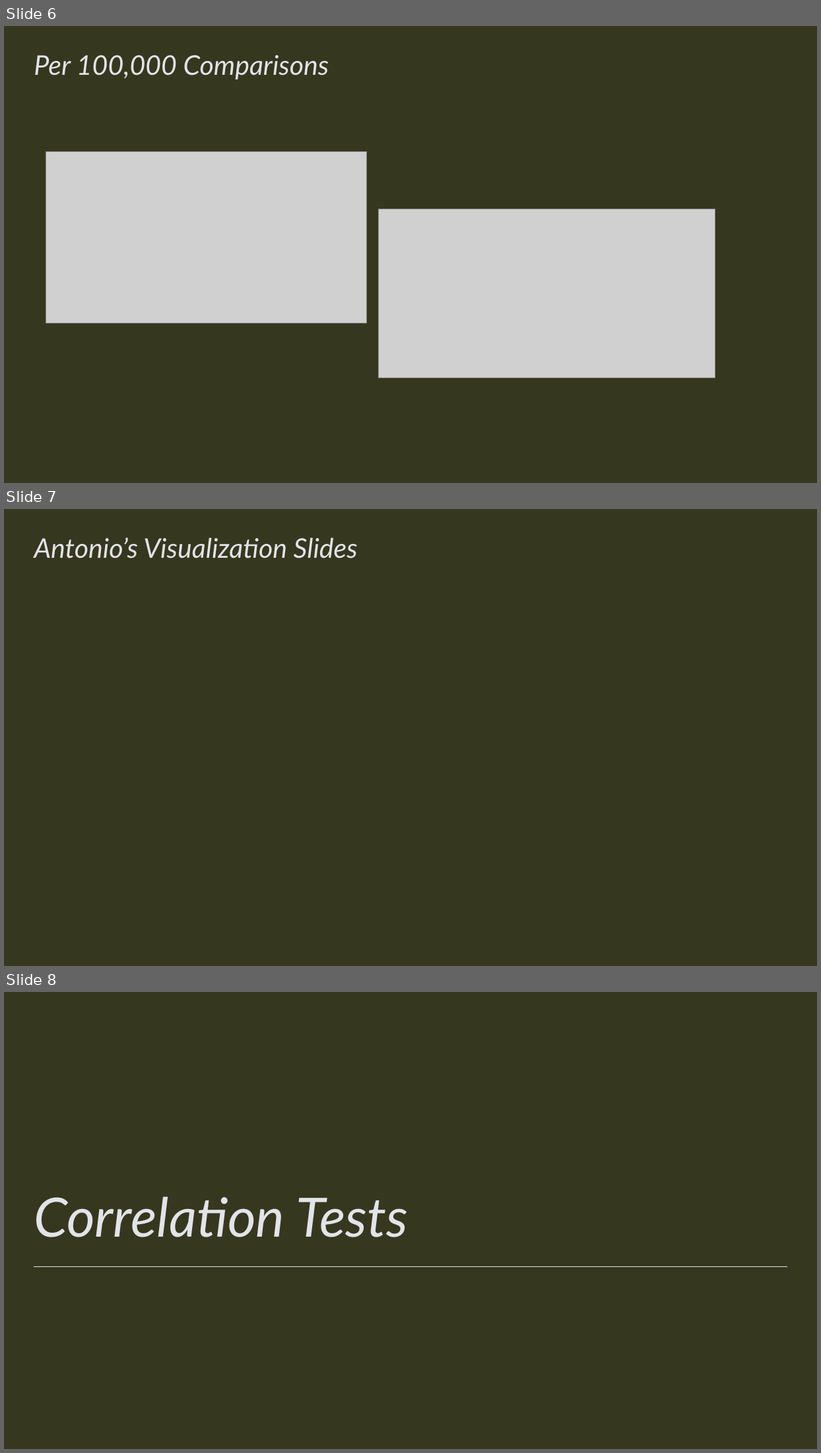
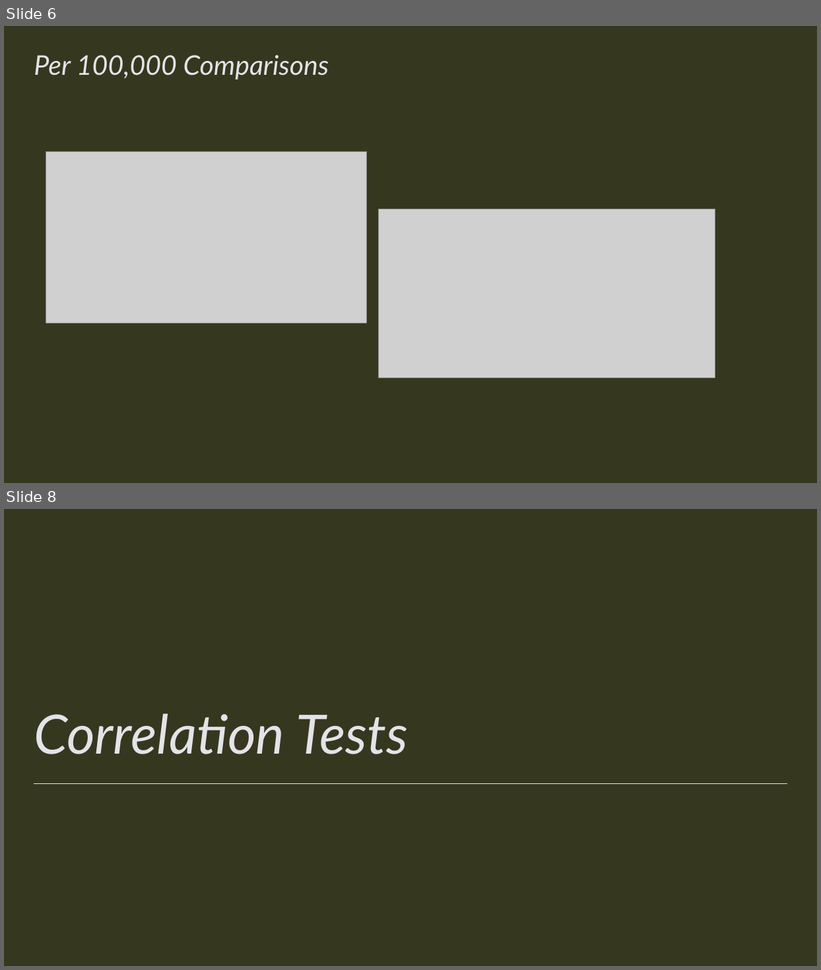
Before and after one commit to kurtameyer/COMP4441, a slide deck: COMP4441 Presentation.pptx. Shown one above the other, each under a label of ours: slides 6, 7 and 8 before the commit, slides 6 and 8 after it; the slides between them are not shown. The pictures are 821x1453 and 821x970 pixels, drawn with LibreOffice and Linux fonts; fonts in the diff are those of the drawing; grey boxes stand for pictures. Boxes give left, top, right and bottom in pixels: in the first picture for what was removed or moved away, otherwise in the second. Text is boxed around its words. In the diff, an @@ line names an element or a change of style, - is before the commit and + after.

```diff
--- a/COMP4441 Presentation.pptx
+++ b/COMP4441 Presentation.pptx
@@ slide 7 removed at (x1=4, y1=509, x2=817, y2=966), background #36371F @@
@@ title removed at (x1=34, y1=537, x2=358, y2=559) @@
-Antonio’s Visualization Slides
```
Also in this commit, not shown: 1 slide changed, 2 slides added, 2 other files.
